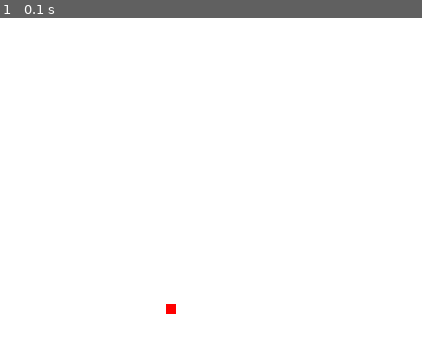
Above: before the commit, frame 1.
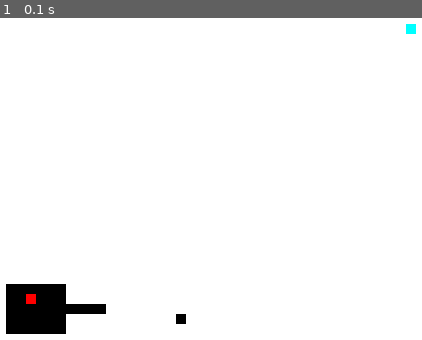
Above: after the commit, the same moment.

Repository: sillypantscoder/pygame_maze
Game: pygame game, started from main.py
Same seed, same stepped clock (60 frames per second), same inputs: the game is played once before the commit and once after it.
Inputs:
- Up to frame 1 (0.1 s): no input

The runs differ from the first frame. In frame 1, 2.7% of the frame differs, in the area x 1-99%, y 1-99%.

Commit message:
Added entities!!!

Diff:
--- a/main.py
+++ b/main.py
@@ -3,6 +3,7 @@
 import boardgen
 import threading
 from line_points import get_line
+import time
 
 WHITE = (255, 255, 255)
 screensize = [500, 500]
@@ -24,12 +25,13 @@
 	def canwalk(self) -> bool:
 		return self.state == "ground"
 	def refreshLight(self):
-		points = get_line(self.pos, playerpos)
-		for point in points:
-			if not BOARD[point[0]][point[1]].canwalk():
-				self.light = 0 if self.light == 0 else 1
-				return
-		self.light = 2
+		for playerpos in [p.pos for p in ENTITIES if isinstance(p, Player)]:
+			points = get_line(self.pos, playerpos)
+			for point in points:
+				if not BOARD[point[0]][point[1]].canwalk():
+					self.light = 0 if self.light == 0 else 1
+					return
+			self.light = 2
 
 cellsize = 10
 boardsize = [*boardgen.boardsize]
@@ -37,41 +39,71 @@
 	[Cell((j, i), boardgen.board[i][j]) for i in range(boardsize[0])]
 		for j in range(boardsize[1])
 ]
+lightrefreshtime = [-1]
+
+# ENTITIES
+class Entity:
+	def __init__(self, pos):
+		self.pos: list = pos
+	def draw(self):
+		pygame.draw.rect(screen, (0, 255, 255), pygame.Rect(self.pos[0] * cellsize, self.pos[1] * cellsize, cellsize, cellsize))
+	def getmove(self):
+		return self.pos
+
+class BadThing(Entity):
+	def getmove(self):
+		retpos = [*self.pos]
+		for playerpos in [p.pos for p in ENTITIES if isinstance(p, Player)]:
+			if playerpos[0] > self.pos[0] and BOARD[self.pos[0] + 1][self.pos[1]].canwalk():
+				retpos[0] += 1
+			if playerpos[0] < self.pos[0] and BOARD[self.pos[0] - 1][self.pos[1]].canwalk():
+				retpos[0] -= 1
+			if playerpos[1] > self.pos[1] and BOARD[self.pos[0]][self.pos[1] + 1].canwalk():
+				retpos[1] += 1
+			if playerpos[1] < self.pos[1] and BOARD[self.pos[0]][self.pos[1] - 1].canwalk():
+				retpos[1] -= 1
+		return retpos
+
+class Player(Entity):
+	def draw(self):
+		pygame.draw.rect(screen, (255, 0, 0), pygame.Rect(self.pos[0] * cellsize, self.pos[1] * cellsize, cellsize, cellsize))
+	def trygetmove(self):
+		if inputkey == pygame.K_UP:
+			return [self.pos[0], self.pos[1] - 1]
+		elif inputkey == pygame.K_DOWN:
+			return [self.pos[0], self.pos[1] + 1]
+		elif inputkey == pygame.K_LEFT:
+			return [self.pos[0] - 1, self.pos[1]]
+		elif inputkey == pygame.K_RIGHT:
+			return [self.pos[0] + 1, self.pos[1]]
+	def getmove(self):
+		global inputkey
+		inputkey = -1
+		r = None
+		while ((not r) or (not BOARD[r[0]][r[1]].canwalk())) and running:
+			r = self.trygetmove()
+			time.sleep(0.01)
+		return r
 
 validspawn = [[x, y] for x in range(boardsize[0]) for y in range(boardsize[1]) if BOARD[x][y].canwalk()]
-playerpos = random.choice(validspawn)
+ENTITIES: "list[Entity]" = [Player(random.choice(validspawn)), BadThing(random.choice(validspawn))]
 inputkey = -1
 pygame.key.set_repeat(500, 10)
 
 def PLAYERTHREAD():
-	global playerpos
 	global running
-	needslightrefresh = [-1]
-	def playerMove(newX, newY):
-		global playerpos
+	global lightrefreshtime
+	lightrefreshtime = [1]
+	def doMove(e: Entity, newX, newY):
 		if BOARD[newX][newY].canwalk():
-			playerpos = [newX, newY]
-			if needslightrefresh[0] == -1:
-				needslightrefresh[0] = 10 # Darn references
+			e.pos = [newX, newY]
+			if isinstance(e, Player) and lightrefreshtime[0] == -1:
+				lightrefreshtime[0] = 20
 	c = pygame.time.Clock()
 	while running:
-		if inputkey == pygame.K_UP:
-			playerMove(playerpos[0], playerpos[1] - 1)
-		elif inputkey == pygame.K_DOWN:
-			playerMove(playerpos[0], playerpos[1] + 1)
-		elif inputkey == pygame.K_LEFT:
-			playerMove(playerpos[0] - 1, playerpos[1])
-		elif inputkey == pygame.K_RIGHT:
-			playerMove(playerpos[0] + 1, playerpos[1])
-		# Light refresh
-		if needslightrefresh[0] >= 0:
-			needslightrefresh[0] -= 1
-		if needslightrefresh[0] == 0:
-			def lightrefresh():
-				for i in range(boardsize[0]):
-					for j in range(boardsize[1]):
-						BOARD[i][j].refreshLight()
-			threading.Thread(target=lightrefresh).start()
+		for e in ENTITIES:
+			m = e.getmove()
+			if running: doMove(e, *m)
 		c.tick(60)
 
 def MAIN():
@@ -82,7 +114,6 @@
 	running = True
 	c = pygame.time.Clock()
 	while running:
-		inputkey = -1
 		for event in pygame.event.get():
 			if event.type == pygame.QUIT:
 				running = False
@@ -103,7 +134,17 @@
 				if BOARD[i][j].light == 2:
 					pygame.draw.rect(screen, BOARD[i][j].getColor(), pygame.Rect(i * cellsize, j * cellsize, cellsize, cellsize))
 		# Player
-		pygame.draw.rect(screen, (255, 0, 0), pygame.Rect(playerpos[0] * cellsize, playerpos[1] * cellsize, cellsize, cellsize))
+		for e in ENTITIES:
+			e.draw()
+		# Light refresh
+		if lightrefreshtime[0] >= 0:
+			lightrefreshtime[0] -= 1
+		if lightrefreshtime[0] == 0:
+			def lightrefresh():
+				for i in range(boardsize[0]):
+					for j in range(boardsize[1]):
+						BOARD[i][j].refreshLight()
+			threading.Thread(target=lightrefresh).start()
 		# Flip
 		pygame.display.flip()
 		c.tick(60)
